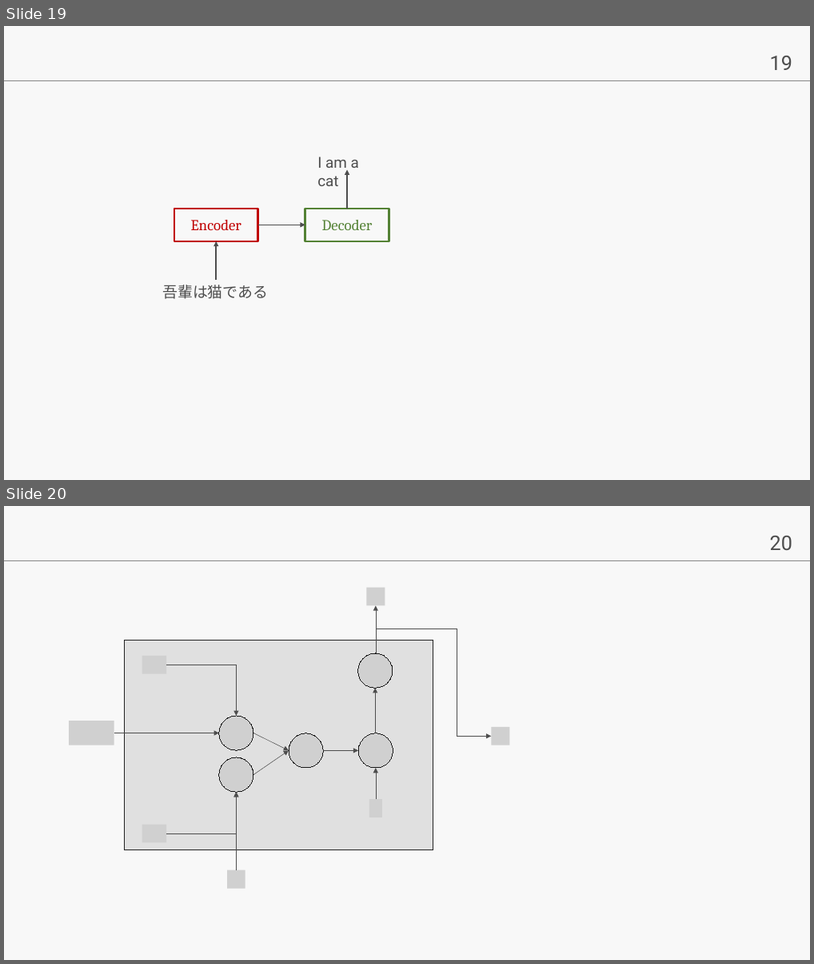
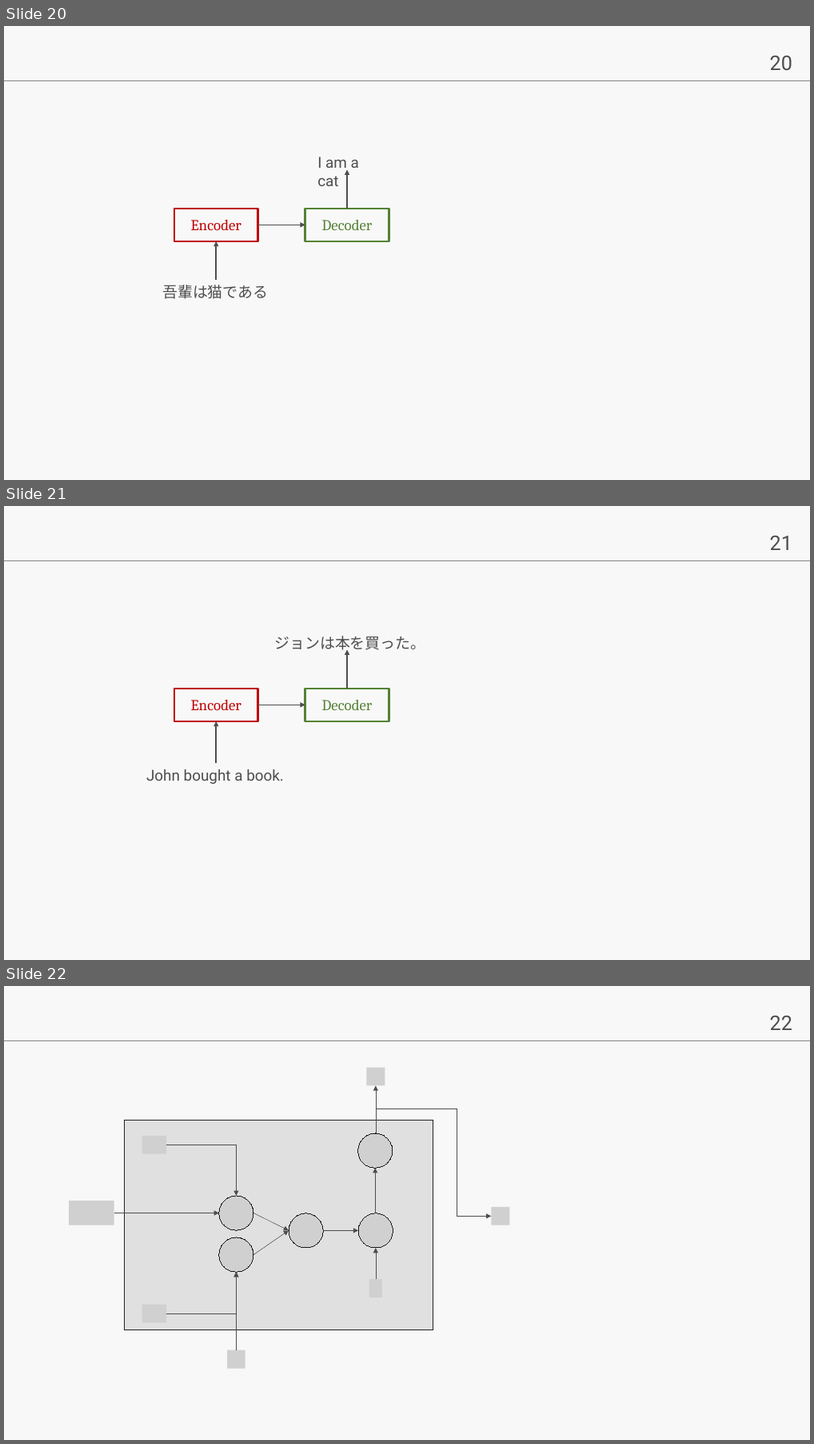
Before and after one commit to lvzeyu/css_nlp, a slide deck: ppt.pptx. Shown one above the other, each under a label of ours: slides 19 and 20 before the commit, slides 20, 21 and 22 after it. The pictures are 814x964 and 814x1444 pixels, drawn with LibreOffice and Linux fonts; fonts in the diff are those of the drawing; grey boxes stand for pictures. Boxes give left, top, right and bottom in pixels: in the first picture for what was removed or moved away, otherwise in the second. Text is boxed around its words. In the diff, an @@ line names an element or a change of style, - is before the commit and + after.

```diff
--- a/ppt.pptx
+++ b/ppt.pptx
@@ slide 21 added at (4,506,810,960), background #F8F8F8; not listed: 2 template elements that a slide beside it also shows @@
@@ text added at (274,636,426,652), 18 pt, text #4D4D4D @@
+ジョンは本を買った。
@@ arrow added from (348, 688) to (348, 650), #4D4D4D 1.5 pt @@
@@ rectangle added at (174,688,258,720), outline #C00000 2.25 pt, 18 pt, text #C00000 @@
+Encoder
@@ rectangle added at (306,688,390,720), outline #548235 2.25 pt, 18 pt, text #548235 @@
+Decoder
@@ arrow added from (216, 763) to (216, 721), #4D4D4D 1.5 pt @@
@@ arrow added from (258, 704) to (306, 704), #4D4D4D 1.5 pt @@
@@ text added at (146,769,284,784), 18 pt, text #4D4D4D @@
+John bought a book.
@@ what was slide 19 is now slide 20 @@
@@ page number at (770,56,793,70): text changed @@
-19
+20
@@ what was slide 20 is now slide 22 @@
@@ page number at (770,1016,793,1030): text changed @@
-20
+22
```
Also in this commit, not shown: 1 other slide added, 24 other files.
